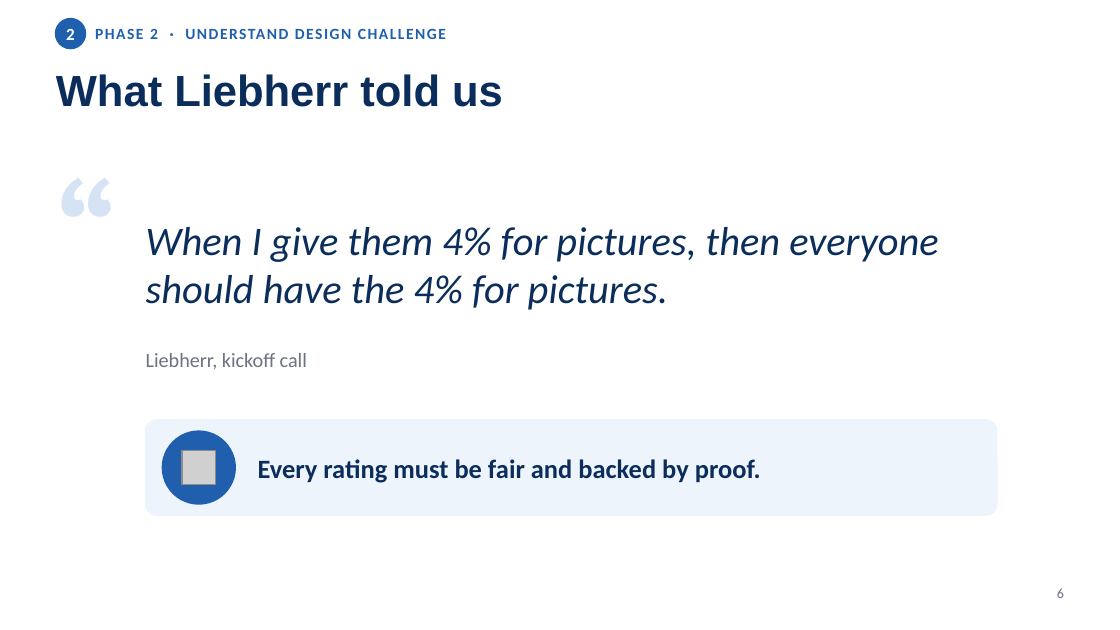
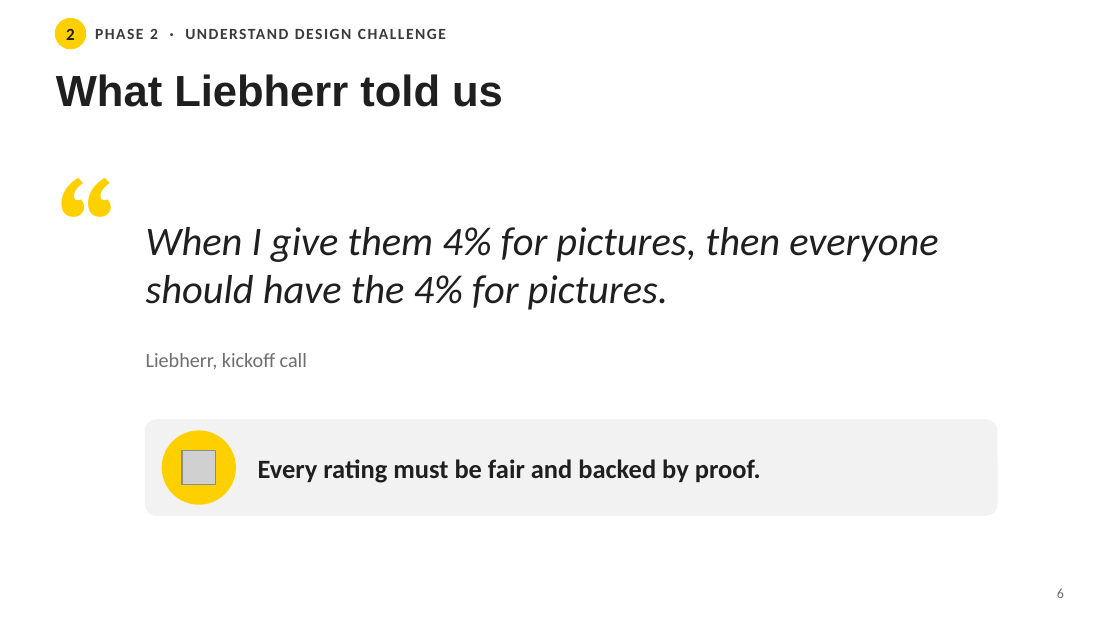
Before and after one commit to niv1999/liebherr-hackathon-2026, a slide deck: slide 6 of Liebherr5_DesignThinking_Journey.pptx. Drawn at 1120x630 pixels with LibreOffice and Linux fonts; fonts in the diff are those of the drawing; grey boxes stand for pictures. Boxes give left, top, right and bottom in pixels: in the first picture for what was removed or moved away, otherwise in the second. Text is boxed around its words. In the diff, an @@ line names an element or a change of style, - is before the commit and + after.

```diff
--- a/Liebherr5_DesignThinking_Journey.pptx
+++ b/Liebherr5_DesignThinking_Journey.pptx
@@ text "2" at [66, 29, 75, 40]: text colour #FFFFFF to #1F1F1F @@
@@ ellipse at [56, 19, 85, 48]: fill #1F5FAD to #FFD000; outline #1F5FAD 1.5 pt to #FFD000 1.5 pt @@
@@ text "PHASE 2 · UNDERSTAND DESIGN ..." at [95, 29, 446, 39]: text colour #1F5FAD to #3A3A3A @@
@@ text "“" at [56, 134, 168, 269]: text colour #D6E3F5 to #FFD000 @@
@@ text "Liebherr, kickoff call" at [146, 353, 307, 369]: text colour #6B7280 to #6E6E6E @@
@@ rounded rectangle at [146, 420, 997, 515]: fill #EEF4FC to #F2F2F2; outline #EEF4FC 1 pt to #F2F2F2 1 pt @@
@@ ellipse at [162, 431, 235, 504]: fill #1F5FAD to #FFD000; outline #1F5FAD 1 pt to #FFD000 1 pt @@
@@ text colour #0B2D5B to #1F1F1F in 3 elements at [56, 74, 503, 107], [146, 227, 938, 310], [258, 459, 761, 483] @@
@@ text "6" at [1057, 588, 1064, 598]: text colour #6B7280 to #6E6E6E @@
```
Also in this commit, not shown: 17 other slides changed, 1 other file.
